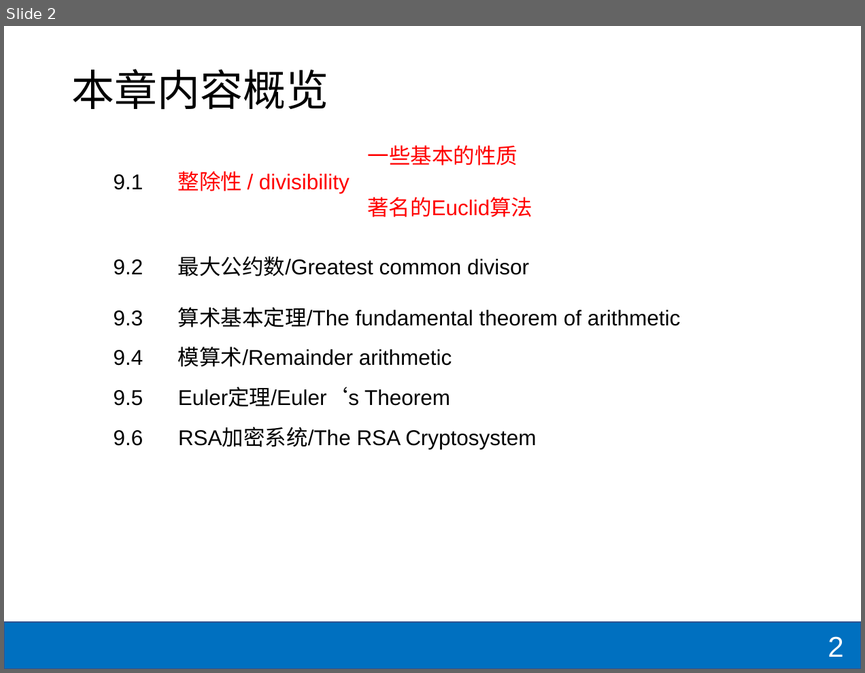
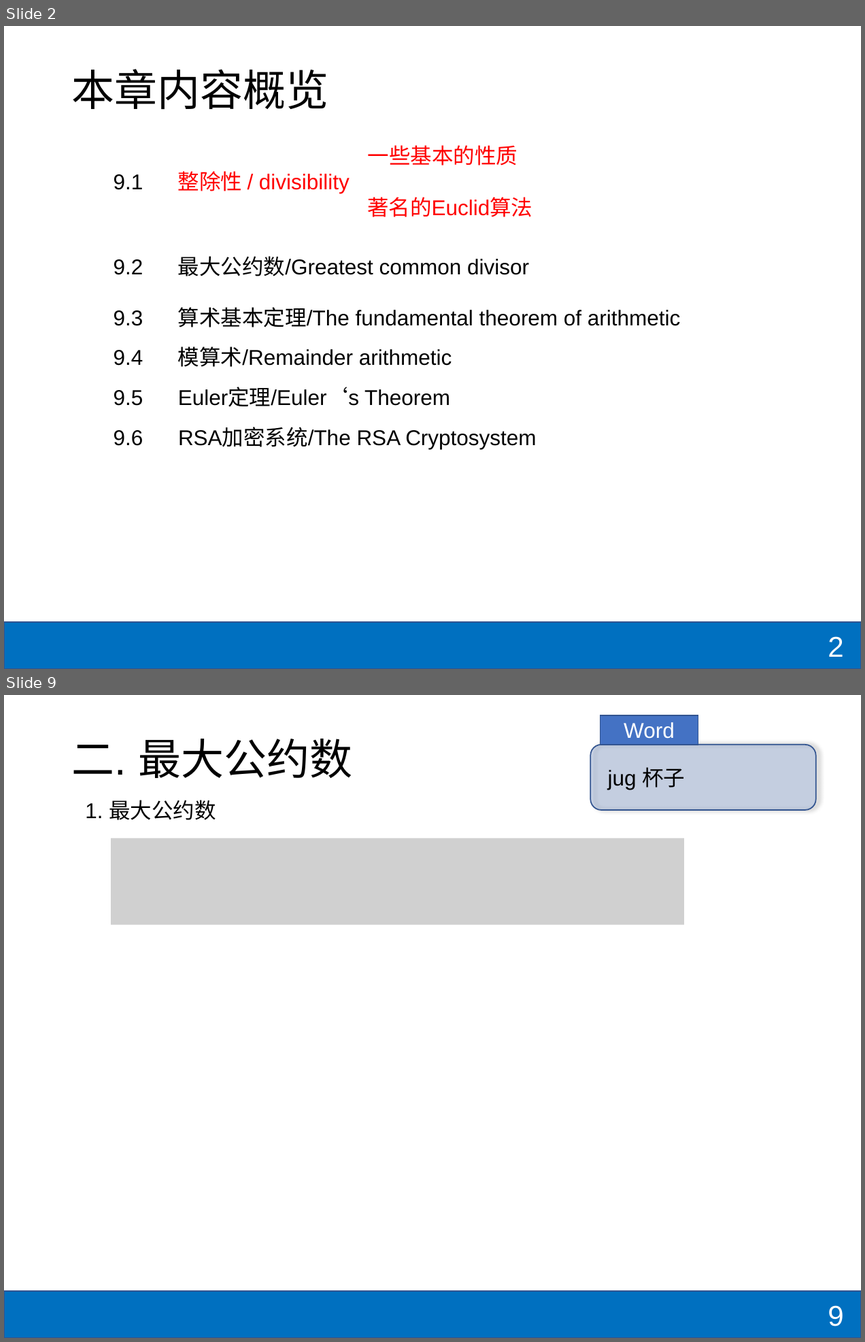
Before and after one commit to shzaiz/dx-public, a slide deck: notes/notes/mcs/9-number-theory/number.pptx. Shown one above the other, each under a label of ours: slide 2 before the commit, slides 2 and 9 after it; the slides between them are not shown. The pictures are 865x673 and 865x1342 pixels, drawn with LibreOffice and Linux fonts; fonts in the diff are those of the drawing; grey boxes stand for pictures. Boxes give left, top, right and bottom in pixels: in the first picture for what was removed or moved away, otherwise in the second. Text is boxed around its words. In the diff, an @@ line names an element or a change of style, - is before the commit and + after.

```diff
--- a/notes/notes/mcs/9-number-theory/number.pptx
+++ b/notes/notes/mcs/9-number-theory/number.pptx
@@ slide 9 added at <box>4,695,861,1338</box>, background #FFFFFF; not listed: 1 template element that a slide beside it also shows @@
@@ rectangle added at <box>600,715,698,745</box>, fill #4472C4, outline #325491 1 pt, 18 pt, text #FFFFFF @@
+Word
@@ title added at <box>71,739,352,778</box>, 36 pt, text #000000 @@
+二. 最大公约数
@@ rounded rectangle added at <box>590,745,815,810</box>, fill #4472C4 at 22% opacity, outline #325491 1 pt @@
@@ text added at <box>608,767,685,790</box>, 18 pt, text #000000 @@
+jug 杯子
@@ text added at <box>85,800,215,820</box>, 18 pt, text #000000 @@
+1. 最大公约数
@@ picture added at <box>111,838,684,925</box> @@
@@ page number added at <box>827,1305,843,1326</box>, 24 pt, text #FFFFFF @@
+9
```
Also in this commit, not shown: 6 other slides added, 12 other files.
